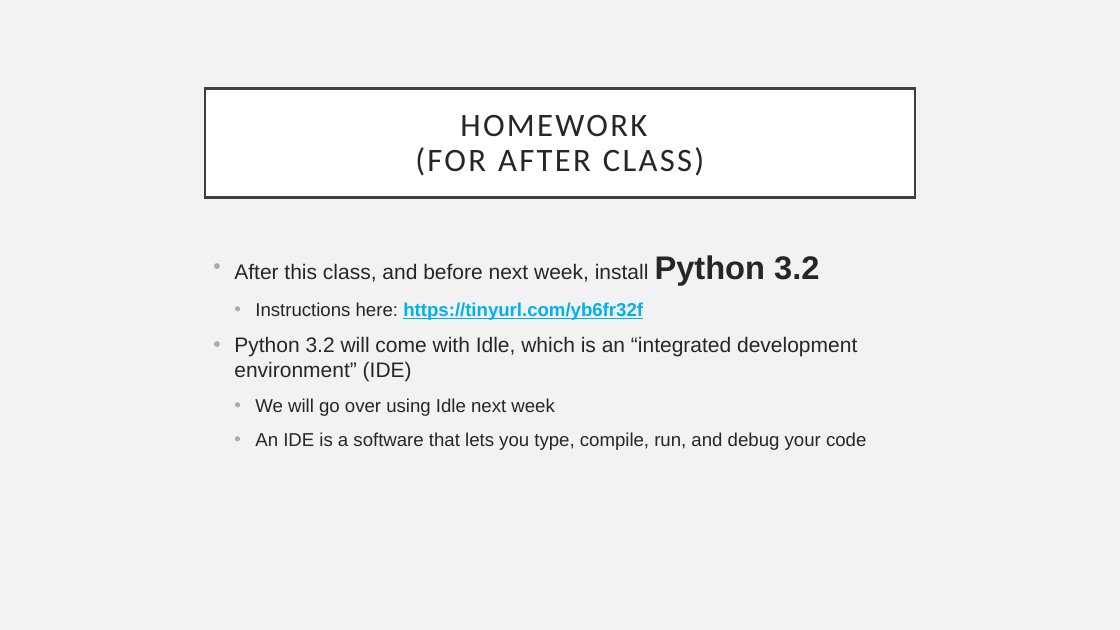
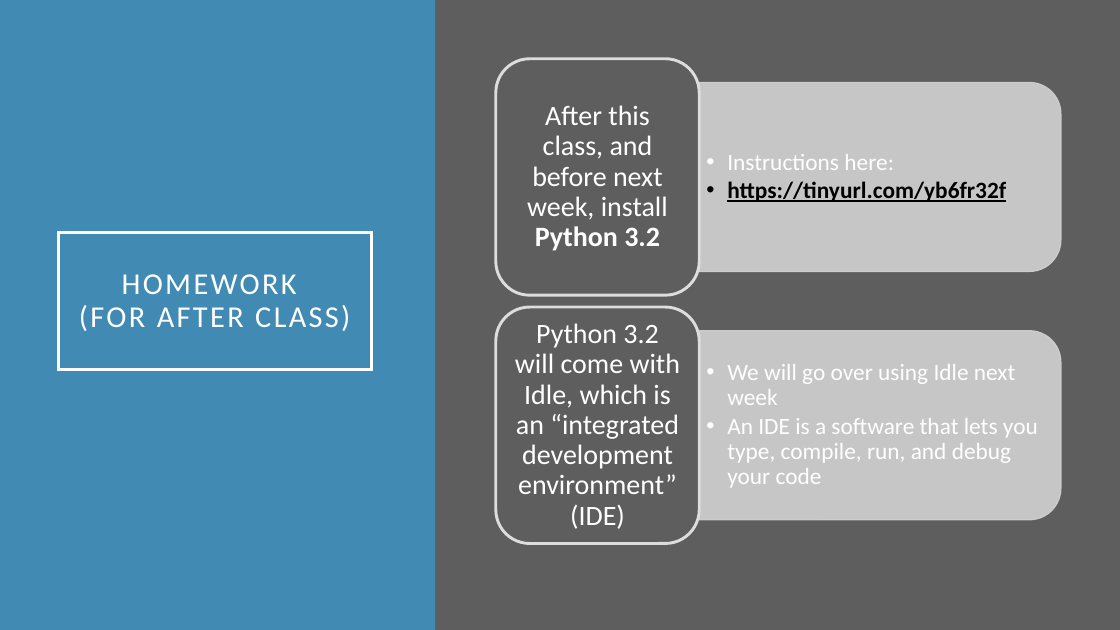
Before and after one commit to rsera/Junior-Knights, a slide deck: slide 5 of Python Day 1 IO.pptx (slide 4 before the commit). Drawn at 1120x630 pixels with LibreOffice and Linux fonts; fonts in the diff are those of the drawing. Boxes give left, top, right and bottom in pixels: in the first picture for what was removed or moved away, otherwise in the second. Text is boxed around its words. In the diff, an @@ line names an element or a change of style, - is before the commit and + after.

```diff
--- a/Python Day 1 IO.pptx
+++ b/Python Day 1 IO.pptx
@@ background #F2F2F2 to #5E5E5E @@
@@ rectangle added at bbox=[0, 0, 435, 630], fill #418AB3 @@
@@ rectangle added at bbox=[437, 0, 1120, 630], fill #5E5E5E @@
@@ title "HOMEWORK (FOR AFTER CLASS)": place and size @@
-title "HOMEWORK (FOR AFTER CLASS)" at bbox=[205, 88, 915, 197]
+title "HOMEWORK (FOR AFTER CLASS)" at bbox=[59, 233, 371, 371]
@@ title "HOMEWORK (FOR AFTER CLASS)" at bbox=[59, 233, 371, 371]: size 28 to 26 pt, text colour #262626 to #FFFFFF; fill #FFFFFF to none; outline #404040 2.5 pt to #FFFFFF 2.5 pt @@
@@ text removed at bbox=[234, 255, 866, 450] @@
-• After this class, and before next week, install Python 3.2
-  • Instructions here: https://tinyurl.com/yb6fr32f
-• Python 3.2 will come with Idle, which is an “integrated development environment” (IDE)
-  • We will go over using Idle next week
-  • An IDE is a software that lets you type, compile, run, and debug your code
@@ group added at bbox=[496, 59, 1061, 544]: 4 texts, 2 round same rects, 2 rounded rectangles @@
+  • Instructions here:
+  • https://tinyurl.com/yb6fr32f
+After this class, and before next week, install Python 3.2
+  • We will go over using Idle next week
+  • An IDE is a software that lets you type, compile, run, and debug your code
+Python 3.2 will come with Idle, which is an “integrated development environment” (IDE)
```
Also in this commit, not shown: 20 other slides changed, 10 slides added, 4 other files.
